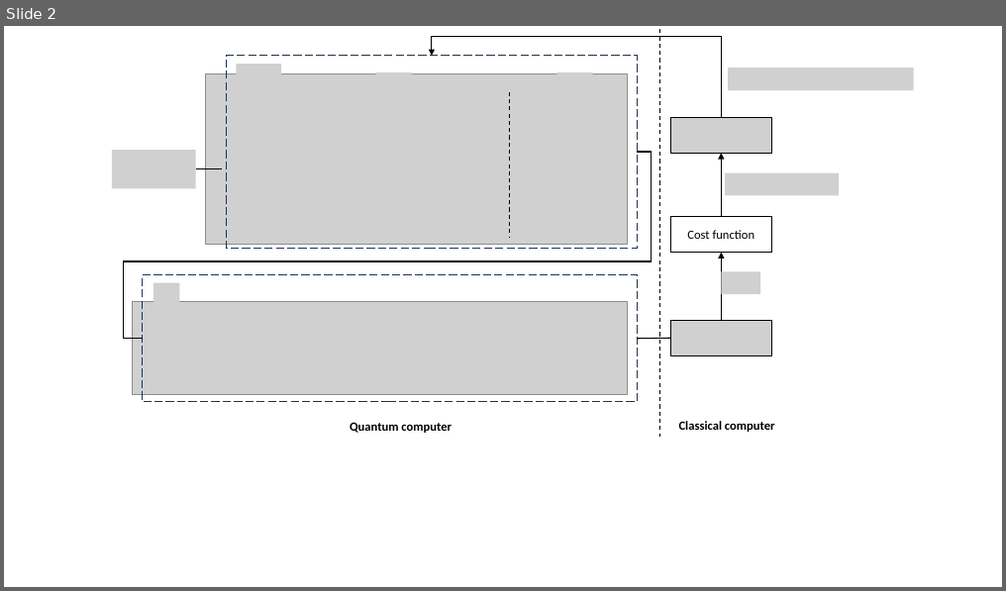
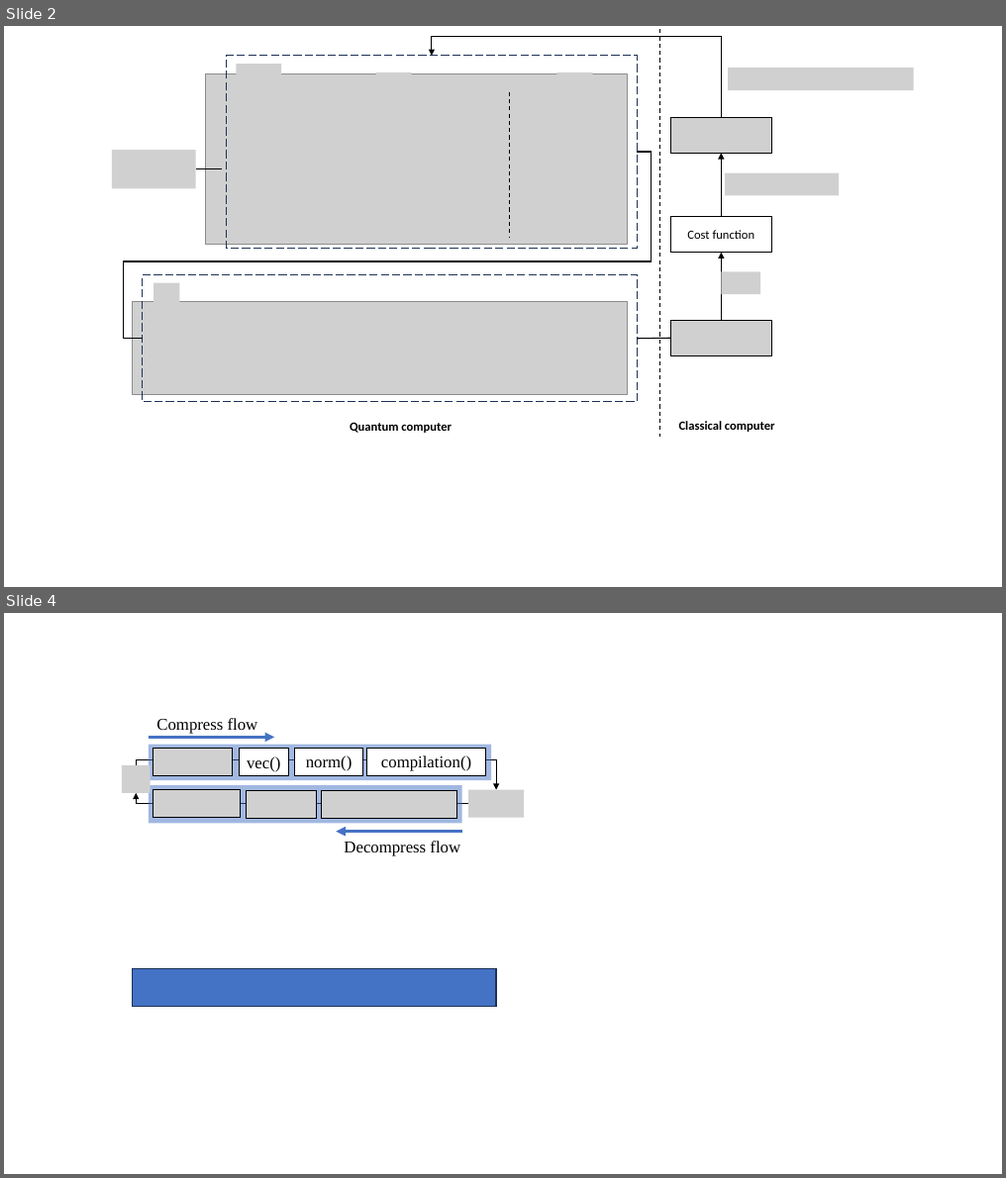
Before and after one commit to vutuanhai237/QuantumImageCompressor, a slide deck: images/draw.pptx. Shown one above the other, each under a label of ours: slide 2 before the commit, slides 2 and 4 after it; the slides between them are not shown. The pictures are 1006x591 and 1006x1178 pixels, drawn with LibreOffice and Linux fonts; fonts in the diff are those of the drawing; grey boxes stand for pictures. Boxes give left, top, right and bottom in pixels: in the first picture for what was removed or moved away, otherwise in the second. Text is boxed around its words. In the diff, an @@ line names an element or a change of style, - is before the commit and + after.

```diff
--- a/images/draw.pptx
+++ b/images/draw.pptx
@@ slide 4 added at (4, 613, 1002, 1174), background #FFFFFF @@
@@ text added at (156, 718, 258, 734), 16 pt, text #000000 @@
+Compress flow
@@ elbow arrow added from (136, 765) to (497, 789), #000000 0.5 pt @@
@@ rectangle added at (149, 744, 491, 780), fill #4472C4 at 50% opacity @@
@@ arrow added from (149, 738) to (274, 738), #4472C4 3 pt @@
@@ picture added at (152, 749, 233, 776) @@
@@ rectangle added at (239, 749, 289, 776), fill #FFFFFF, outline #000000 0.75 pt, 16 pt, text #000000 @@
+vec()
@@ rectangle added at (295, 748, 363, 775), fill #FFFFFF, outline #000000 0.75 pt, 16 pt, text #000000 @@
+norm()
@@ rectangle added at (367, 748, 485, 775), fill #FFFFFF, outline #000000 0.75 pt, 16 pt, text #000000 @@
+compilation()
@@ picture added at (122, 765, 150, 793) @@
@@ rectangle added at (149, 785, 462, 823), fill #4472C4 at 50% opacity @@
@@ picture added at (152, 789, 241, 817) @@
@@ picture added at (246, 790, 316, 818) @@
@@ picture added at (322, 790, 456, 818) @@
@@ picture added at (469, 789, 525, 817) @@
@@ elbow arrow added from (469, 804) to (136, 793), #000000 0.5 pt @@
@@ arrow added from (462, 832) to (337, 832), #4472C4 3 pt @@
@@ text added at (344, 841, 460, 857), 16 pt, text #000000 @@
+Decompress flow
@@ rectangle added at (132, 969, 496, 1008), fill #4472C4, outline #1E3256 1 pt @@
```
Also in this commit, not shown: 1 slide changed, 4 other files.
